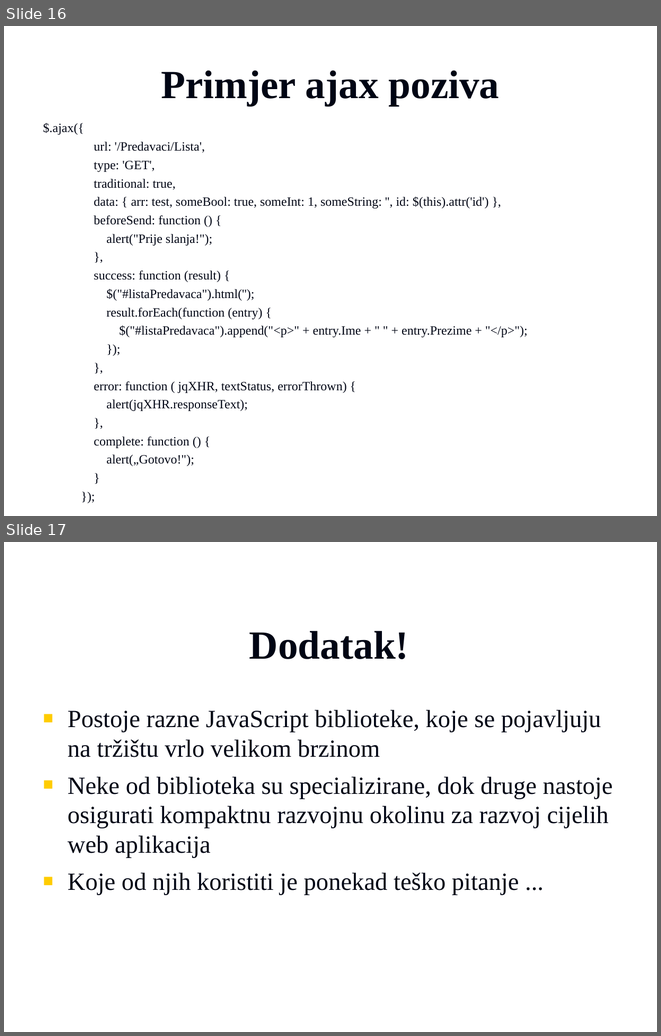
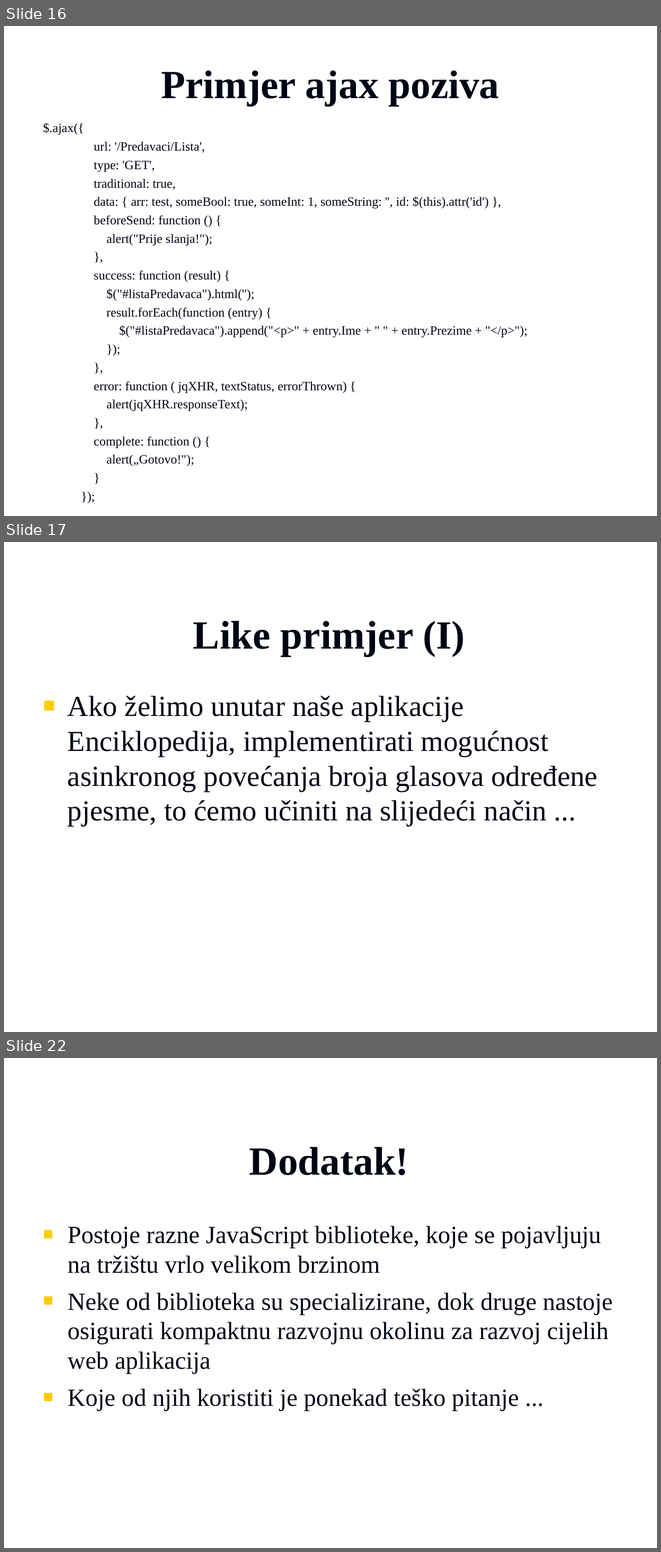
Before and after one commit to vzdesic/PZI, a slide deck: PPTs/17 MVC klijentsko programiranje.ppt. Shown one above the other, each under a label of ours: slides 16 and 17 before the commit, slides 16, 17 and 22 after it; the slides between them are not shown. The pictures are 661x1036 and 661x1552 pixels, drawn with LibreOffice and Linux fonts; fonts in the diff are those of the drawing; background and template pictures are left out. Boxes give left, top, right and bottom in pixels: in the first picture for what was removed or moved away, otherwise in the second. Text is boxed around its words. In the diff, an @@ line names an element or a change of style, - is before the commit and + after.

```diff
--- a/PPTs/17 MVC klijentsko programiranje.ppt
+++ b/PPTs/17 MVC klijentsko programiranje.ppt
@@ slide 17 added at (4,542,657,1032), background picture (left out) @@
@@ title added at (193,620,465,656), 44 pt, text #000514, bold @@
+Like primjer (I)
@@ text added at (68,696,598,826), 32 pt, text #000514 @@
+■ Ako želimo unutar naše aplikacije Enciklopedija, implementirati mogućnost asinkronog povećanja broja glasova određene pjesme, to ćemo učiniti na slijedeći način ...
@@ what was slide 17 is now slide 22 @@
```
Also in this commit, not shown: 4 other slides added, 1 other file.
